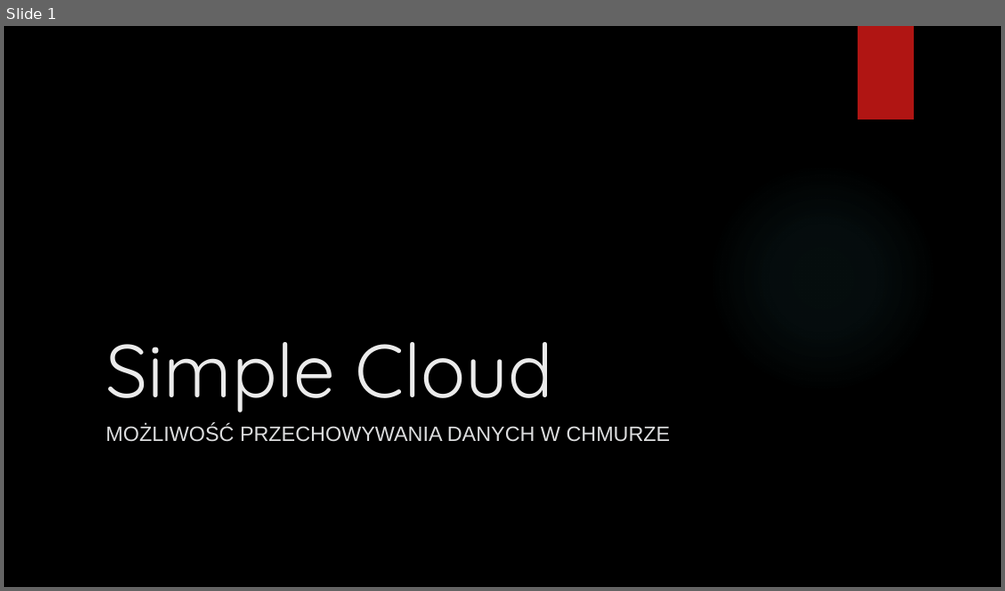
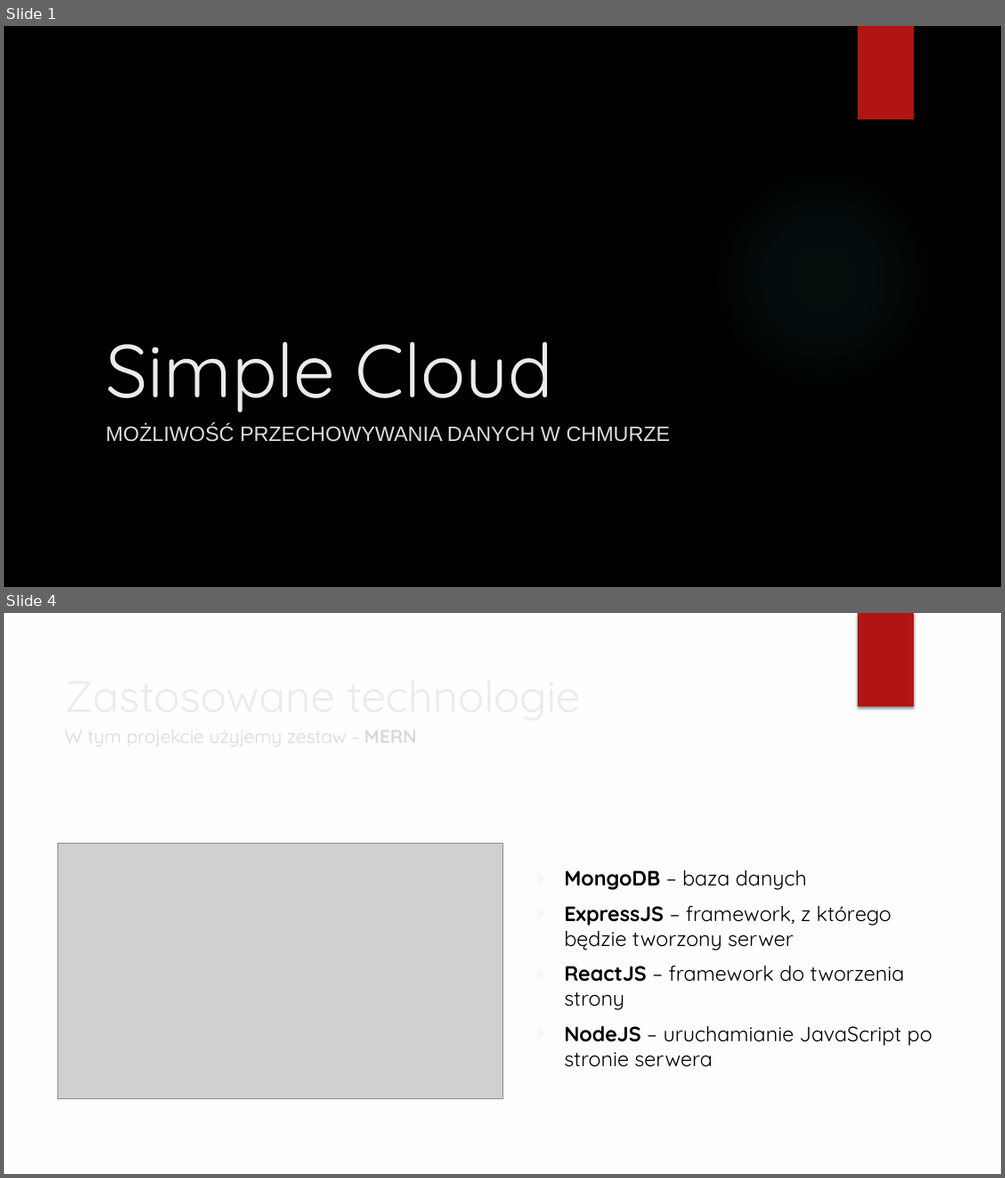
Before and after one commit to Flittis/SimpleCloud, a slide deck: SimpleCloud.pptx. Shown one above the other, each under a label of ours: slide 1 before the commit, slides 1 and 4 after it; the slides between them are not shown. The pictures are 1005x591 and 1005x1178 pixels, drawn with LibreOffice and Linux fonts; fonts in the diff are those of the drawing; grey boxes stand for pictures; background and template pictures are left out. Boxes give left, top, right and bottom in pixels: in the first picture for what was removed or moved away, otherwise in the second. Text is boxed around its words. In the diff, an @@ line names an element or a change of style, - is before the commit and + after.

Commit message:
Update Presentation

```diff
--- a/SimpleCloud.pptx
+++ b/SimpleCloud.pptx
@@ slide 4 added at [4,613,1001,1174], background picture (left out) @@
@@ rectangle added at [858,613,914,706], fill #B01513 @@
@@ title added at [57,665,814,747], 42 pt, text #EBEBEB @@
+Zastosowane technologie
@@ text added at [65,722,417,749], 18 pt, text #D9D9D9 @@
+W tym projekcie użyjemy zestaw - MERN
@@ freeform shape added at [718,732,1001,800], fill #FFFFFF at 20% opacity @@
@@ freeform shape added at [4,757,1001,1174], fill #FEFEFE at 95% opacity @@
@@ picture added at [57,844,502,1098] @@
@@ text added at [564,870,932,1067], 20 pt, text #000000 @@
+▶ MongoDB – baza danych
+▶ ExpressJS – framework, z którego będzie tworzony serwer
+▶ ReactJS – framework do tworzenia strony
+▶ NodeJS – uruchamianie JavaScript po stronie serwera
```
Also in this commit, not shown: 1 slide changed, 2 other slides added.
